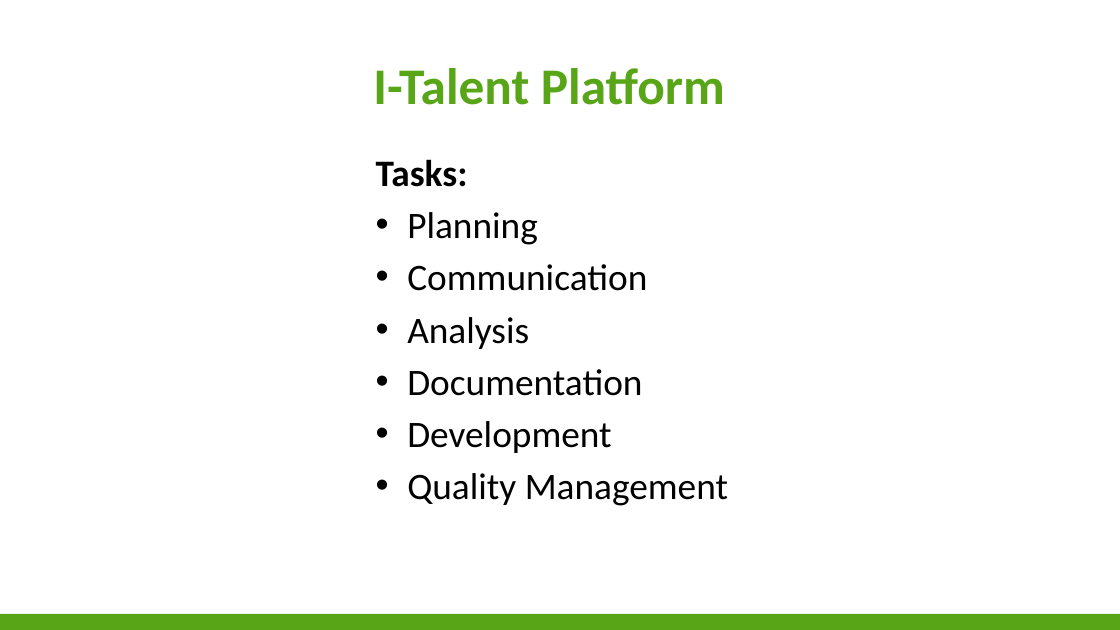
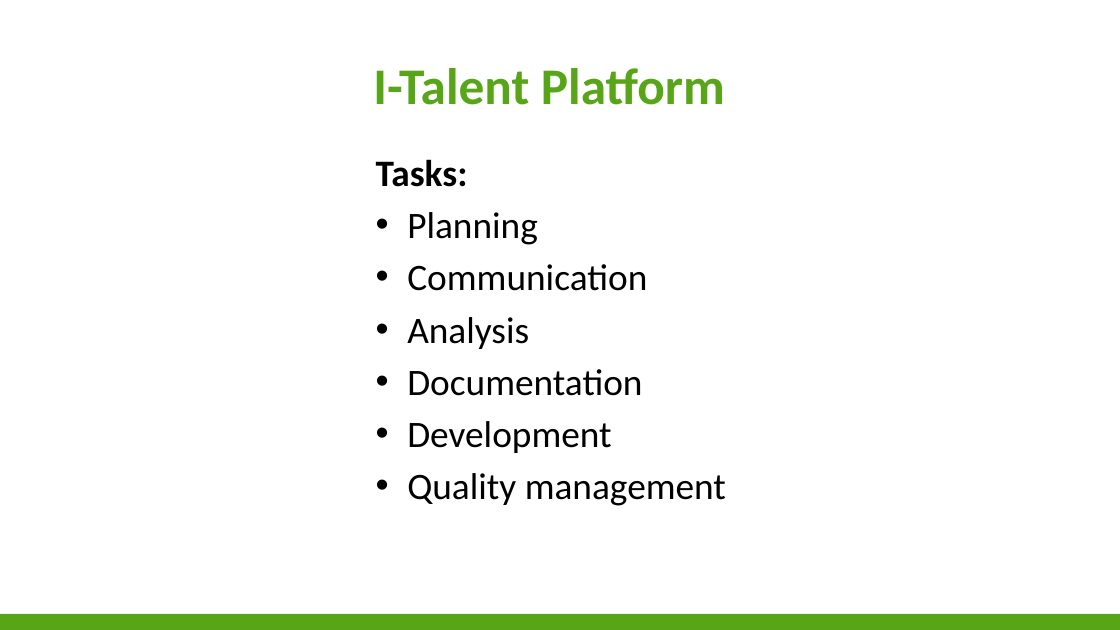
Before and after one commit to niekvandael/iTalent, a slide deck: slide 3 of italent/documents/english/EnglishPresentation.pptx. Drawn at 1120x630 pixels with LibreOffice and Linux fonts; fonts in the diff are those of the drawing; background and template pictures are left out. Boxes give left, top, right and bottom in pixels: in the first picture for what was removed or moved away, otherwise in the second. Text is boxed around its words. In the diff, an @@ line names an element or a change of style, - is before the commit and + after.

```diff
--- a/italent/documents/english/EnglishPresentation.pptx
+++ b/italent/documents/english/EnglishPresentation.pptx
@@ text at box(407, 473, 726, 506): text changed @@
-• Quality Management
+• Quality management
```
Also in this commit, not shown: 8 other slides changed, 3 other files.
